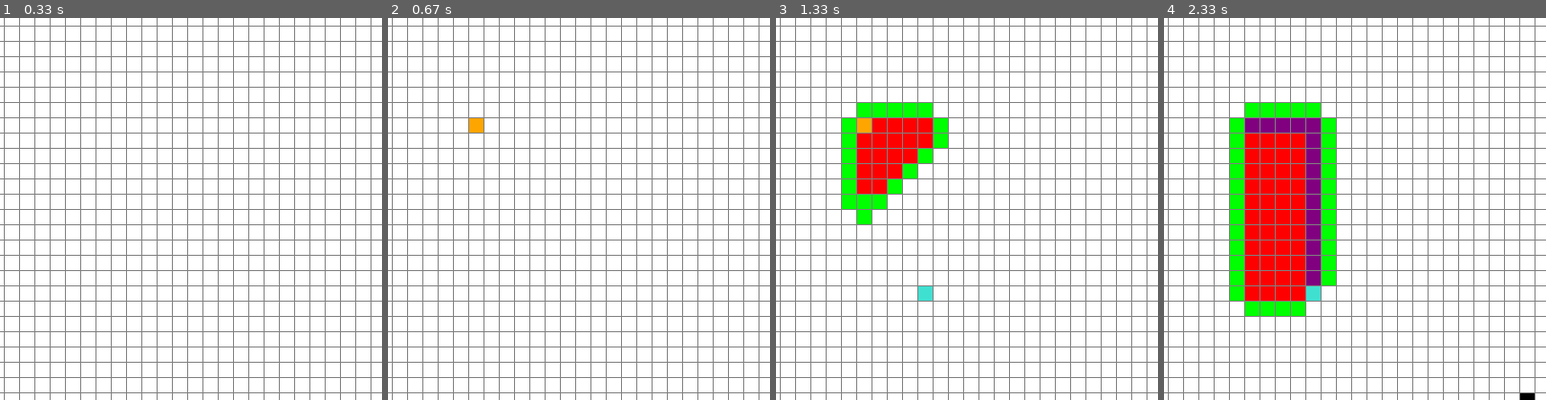
Above: before the commit, frames 1-4 (left to right).
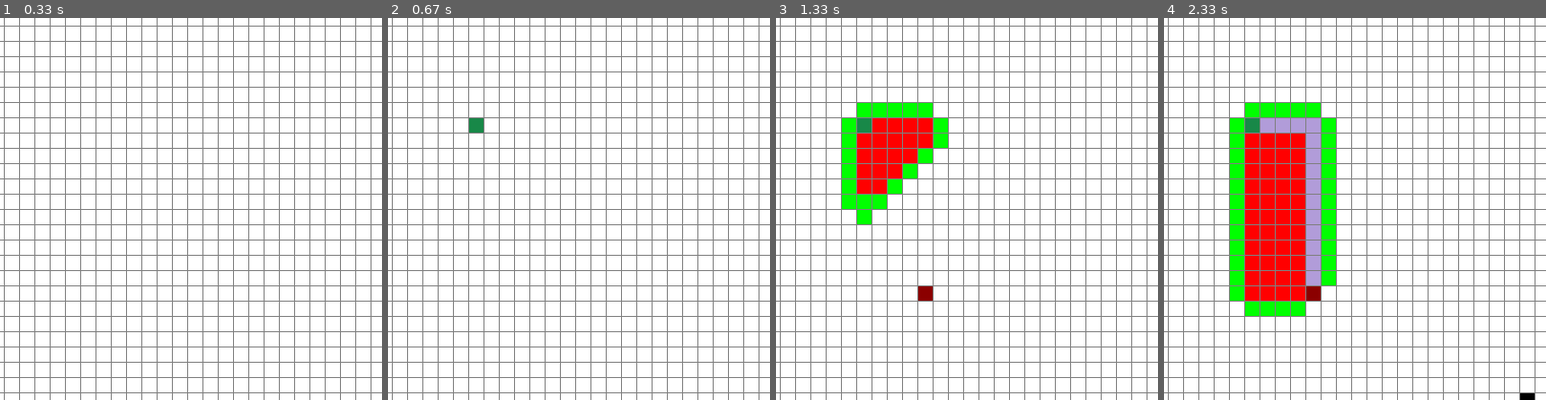
Above: after the commit, the same moments.

Repository: mmichalak-swe/Pathfinding_Pygame
Game: pygame game, started from A_Star.py
The game is run twice, just before and just after one commit, with the same random seed, the same clock (stepped at 60 frames per second) and the same inputs.
Inputs (mouse positions are % of the whole screen's width and height, from its top left):
- Up to frame 1 (0.33 s): no input
- Up to frame 2 (0.67 s): click (50, 50) at 0.38 s
- Up to frame 3 (1.33 s): click (60, 72) at 0.72 s; tap Space at 1 s
- Up to frame 4 (2.33 s): click (88, 88) at 2.22 s
The pictures show only the part of the screen within x 40-90%, y 37-87%; the shares and areas given below are measured in that part.

Frame 1 is identical in both runs. In frame 2, 0.1% of the frame differs, in the area x 21-25%, y 26-30%; in frame 3, 0.3%; in frame 4, 2.2%, in the area x 21-41%, y 26-74%.

Commit message:
change colors, remove unused

Diff:
--- a/A_Star.py
+++ b/A_Star.py
@@ -7,6 +7,8 @@
 test new GitHub token
 """
 
+from calendar import c
+from cgitb import grey
 import pygame
 import math
 from queue import PriorityQueue
@@ -15,16 +17,16 @@
 WIN = pygame.display.set_mode((WIDTH, WIDTH))
 pygame.display.set_caption("A* Pathfinding Algo")
 
+WHITE = (255, 255, 255)
+BLACK = (0, 0, 0)
 RED = (255, 0, 0)
 GREEN = (0, 255, 0)
-BLUE = (0, 255, 0)
-YELLOW = (255, 255, 0)
-WHITE = (255, 255, 255)
-BLACK = (0, 0, 0)
-PURPLE = (128, 0, 128)
-ORANGE = (255, 165, 0)
+DARK_RED = (139, 0, 0)
+DARK_GREEN = (24, 136, 72)
+BLUE = (0, 0, 255)
+PURPLE = (177, 156, 217)
+DARK_RED = (139, 0, 0)
 GREY = (128, 128, 128)
-TURQUOISE = (64, 224, 208)
 
 class Spot:
     def __init__(self, row, col, width, total_rows):
@@ -50,16 +52,19 @@
         return self.color == BLACK
 
     def is_start(self):
-        return self.color == ORANGE
+        return self.color == DARK_GREEN
 
     def is_end(self):
-        return self.color == TURQUOISE
+        return self.color == DARK_RED
 
     def reset(self):
         self.color = WHITE
 
     def make_start(self):
-        self.color = ORANGE
+        self.color = DARK_GREEN
+
+    def make_end(self):
+        self.color = DARK_RED
 
     def make_closed(self):
         self.color = RED
@@ -69,9 +74,6 @@
 
     def make_barrier(self):
         self.color = BLACK
-
-    def make_end(self):
-        self.color = TURQUOISE
 
     def make_path(self):
         self.color = PURPLE
@@ -205,7 +207,7 @@
     end = None
 
     run = True
-    started = False
+    # started = False
 
     while run:
         draw(win, grid, ROWS, width)
@@ -245,6 +247,7 @@
                             spot.update_neighbors(grid)
 
                     algorithm(lambda: draw(win, grid, ROWS, width), grid, start, end)
+                    start.make_start()
 
                 if event.key == pygame.K_c:
                     start = None
